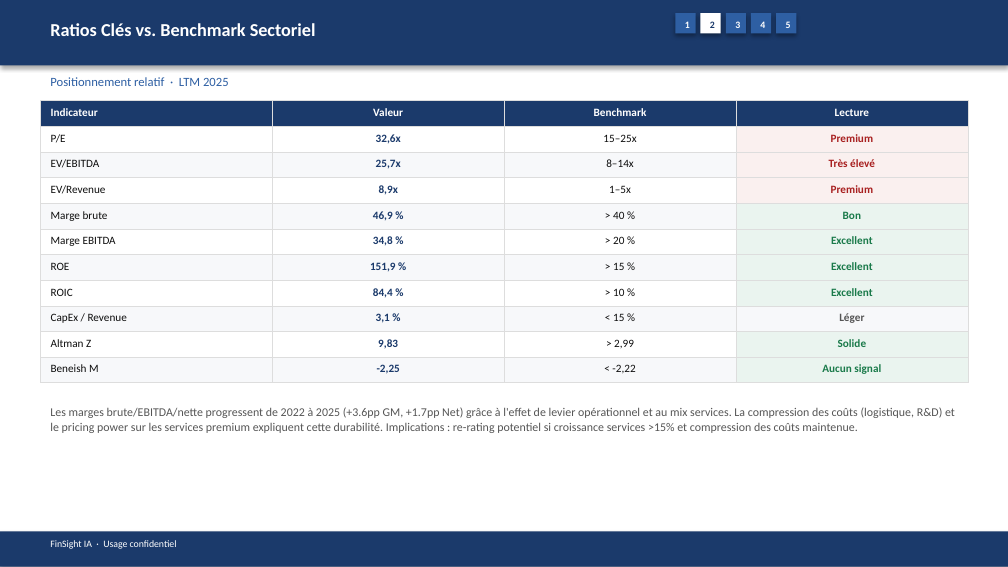
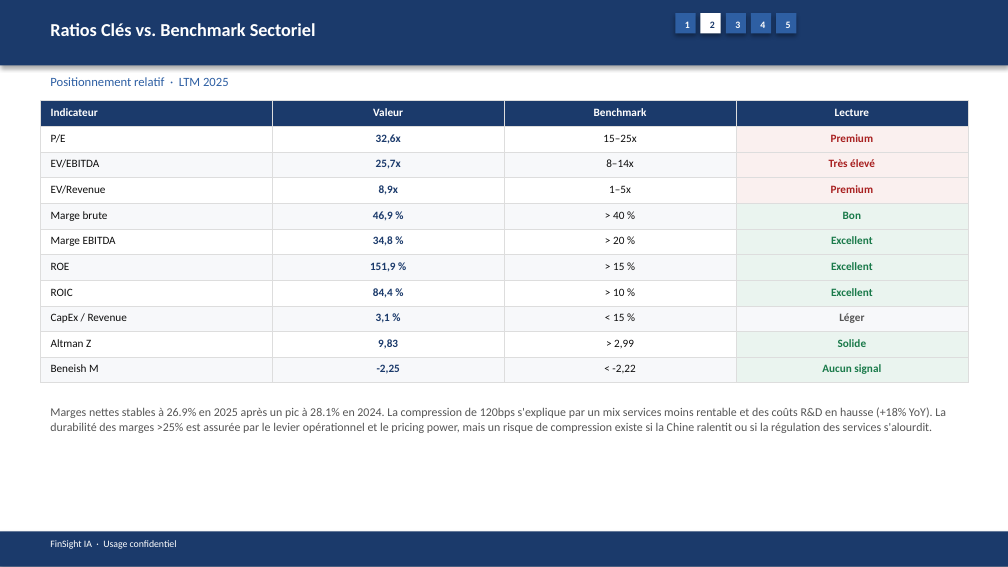
Before and after one commit to baptistejeh07-art/finsight-ia, a slide deck: slide 10 of preview/AAPL/AAPL_pitchbook.pptx. Drawn at 1008x567 pixels with LibreOffice and Linux fonts; fonts in the diff are those of the drawing. Boxes give left, top, right and bottom in pixels: in the first picture for what was removed or moved away, otherwise in the second. Text is boxed around its words. In the diff, an @@ line names an element or a change of style, - is before the commit and + after.

```diff
--- a/preview/AAPL/AAPL_pitchbook.pptx
+++ b/preview/AAPL/AAPL_pitchbook.pptx
@@ text at (50,407,946,433): text changed @@
-Les marges brute/EBITDA/nette progressent de 2022 à 2025 (+3.6pp GM, +1.7pp Net) grâce à l'effet de levier opérationnel et au mix services. La compression des coûts (logistique, R&D) et le pricing power sur les services premium expliquent cette durabilité. Implications : re-rating potentiel si croissance services >15% et compression des coûts maintenue.
+Marges nettes stables à 26.9% en 2025 après un pic à 28.1% en 2024. La compression de 120bps s'explique par un mix services moins rentable et des coûts R&D en hausse (+18% YoY). La durabilité des marges >25% est assurée par le levier opérationnel et le pricing power, mais un risque de compression existe si la Chine ralentit ou si la régulation des services s'alourdit.
```
Also in this commit, not shown: 14 other slides changed, 4 other files.
